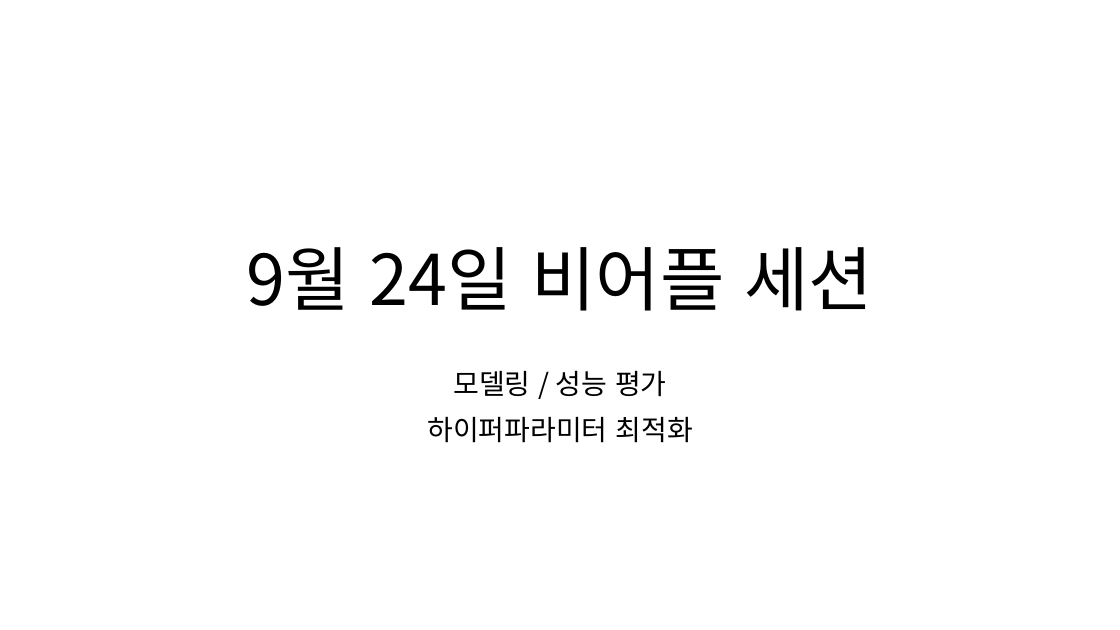
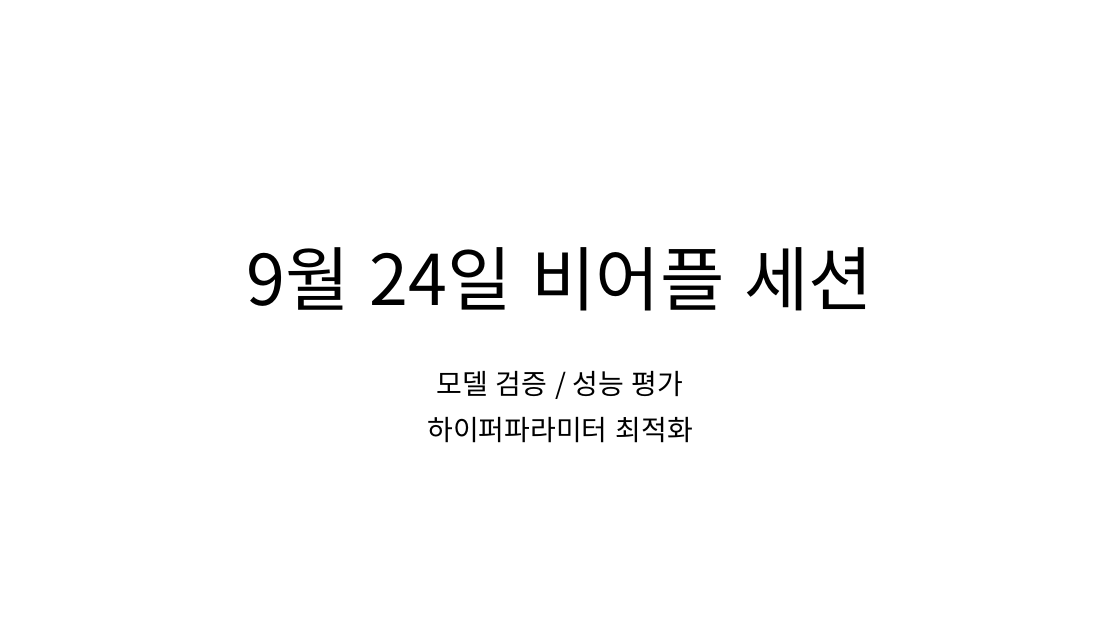
Before and after one commit to lsj7087/22.09-23.08_Baf_Management, a slide deck: slide 2 of 220924_session3/220924_세션3_모델평가_하이퍼파라미터튜닝.pptx. Drawn at 1120x630 pixels with LibreOffice and Linux fonts; fonts in the diff are those of the drawing; background and template pictures are left out. Boxes give left, top, right and bottom in pixels: in the first picture for what was removed or moved away, otherwise in the second. Text is boxed around its words. In the diff, an @@ line names an element or a change of style, - is before the commit and + after.

```diff
--- a/220924_session3/220924_세션3_모델평가_하이퍼파라미터튜닝.pptx
+++ b/220924_session3/220924_세션3_모델평가_하이퍼파라미터튜닝.pptx
@@ subtitle at [437, 370, 684, 396]: text changed @@
-모델링 / 성능 평가
+모델 검증 / 성능 평가
```
Also in this commit, not shown: 10 other slides changed, 2 slides added, 1 other file.
